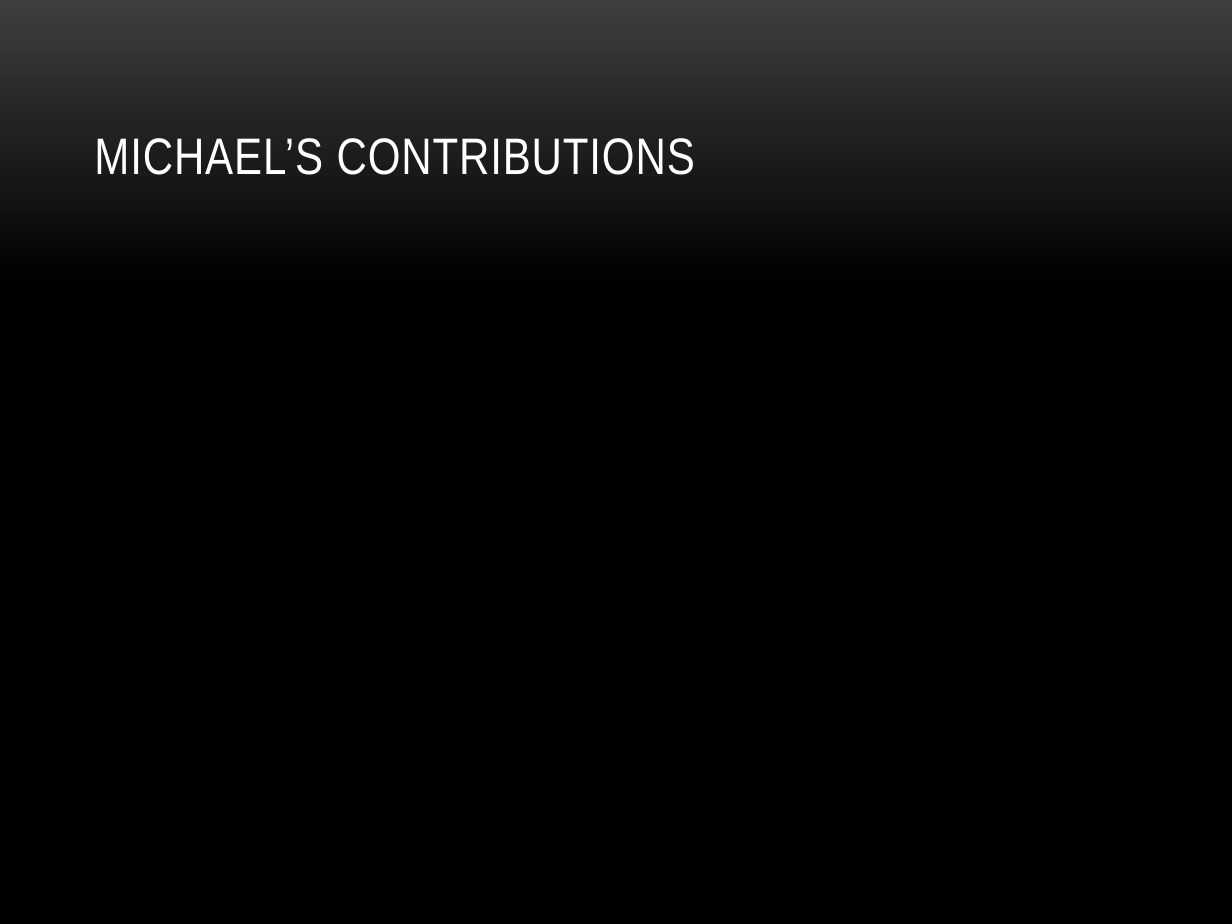
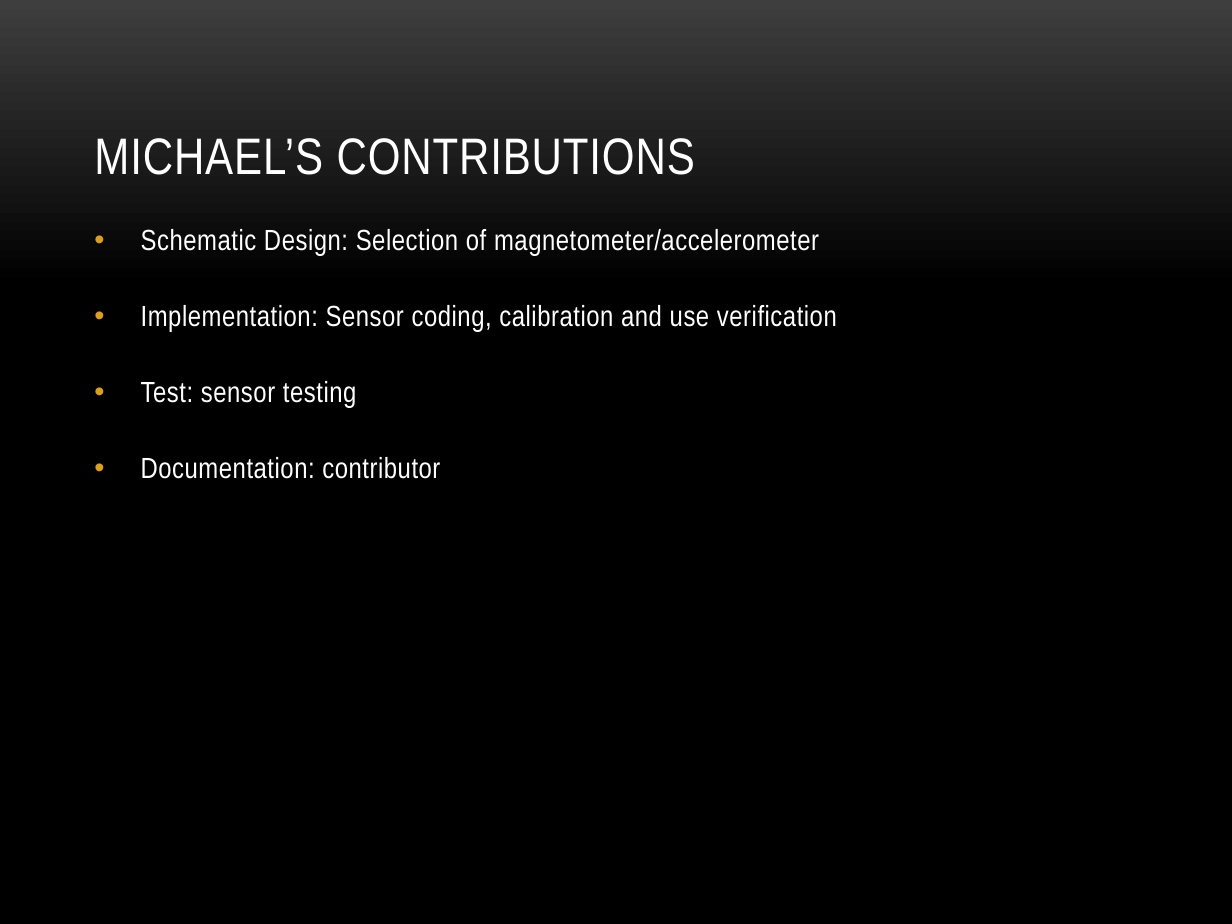
Before and after one commit to dosferatu/electronic-compass, a slide deck: slide 24 of Documentation/Project Documentation/Project Presentation.pptx. Drawn at 1232x924 pixels with LibreOffice and Linux fonts; fonts in the diff are those of the drawing; background and template pictures are left out. Boxes give left, top, right and bottom in pixels: in the first picture for what was removed or moved away, otherwise in the second. Text is boxed around its words. In the diff, an @@ line names an element or a change of style, - is before the commit and + after.

```diff
--- a/Documentation/Project Documentation/Project Presentation.pptx
+++ b/Documentation/Project Documentation/Project Presentation.pptx
@@ text added at (141,229,837,479), 17 pt, text #FFFFFF @@
+• Schematic Design: Selection of magnetometer/accelerometer
+• Implementation: Sensor coding, calibration and use verification
+• Test: sensor testing
+• Documentation: contributor
```
Also in this commit, not shown: 8 other slides changed.
